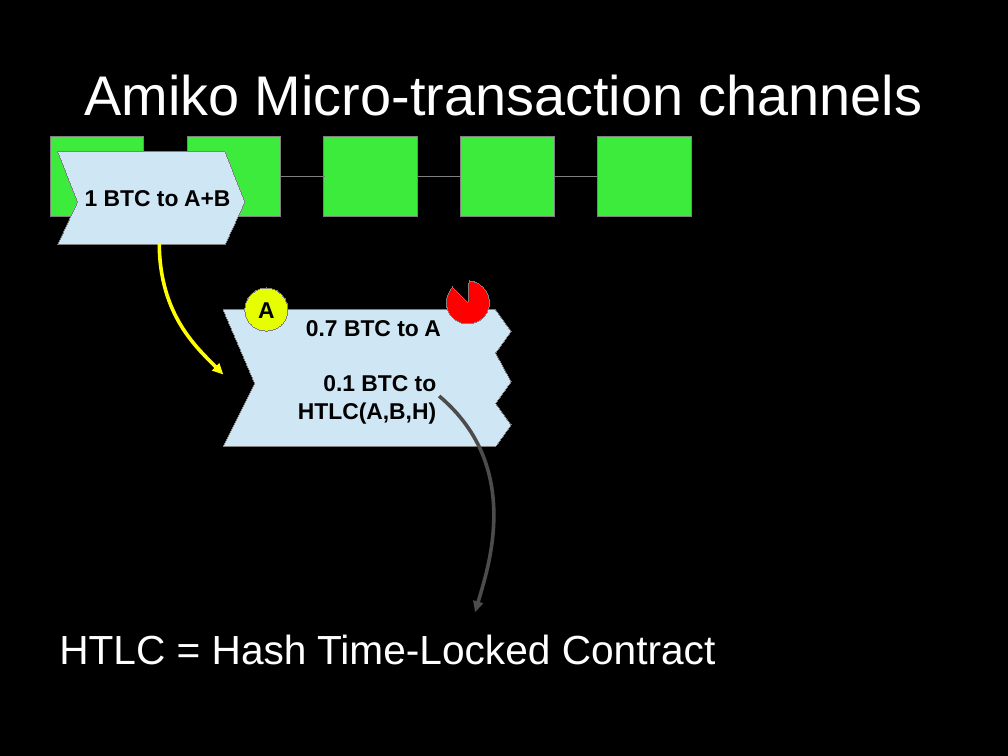
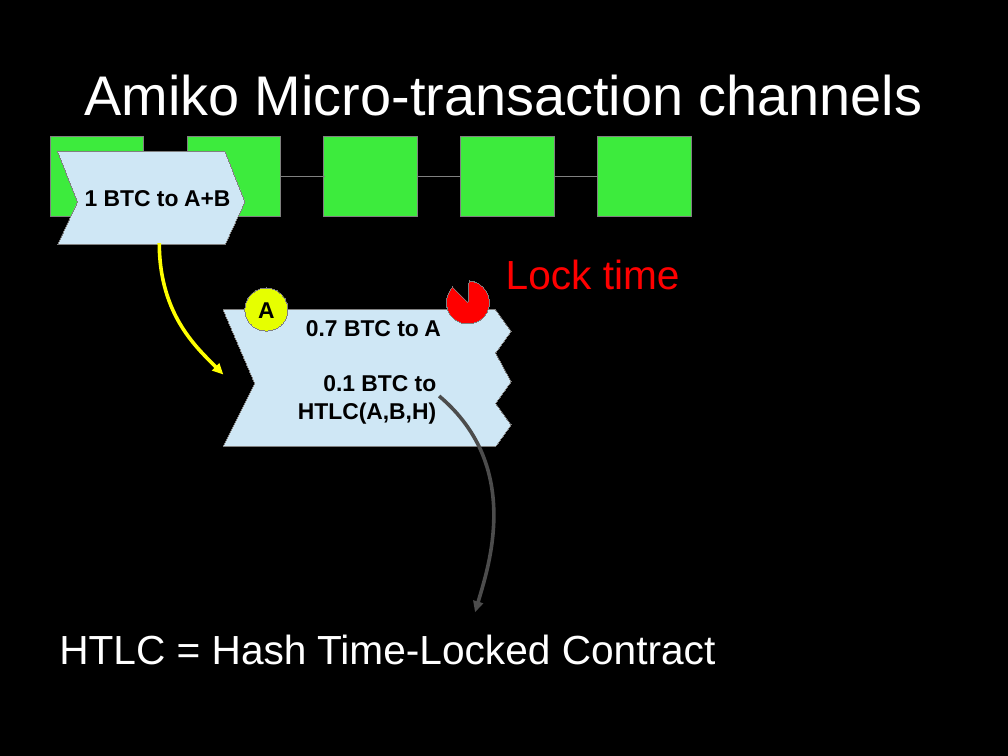
Before and after one commit to cornwarecjp/amiko-pay, a slide deck: slide 6 of doc/lightning-presentation.odp (slide 5 before the commit). Drawn at 1008x756 pixels with LibreOffice and Linux fonts; fonts in the diff are those of the drawing. Boxes give left, top, right and bottom in pixels: in the first picture for what was removed or moved away, otherwise in the second. Text is boxed around its words. In the diff, an @@ line names an element or a change of style, - is before the commit and + after.

```diff
--- a/doc/lightning-presentation.odp
+++ b/doc/lightning-presentation.odp
@@ text added at bbox=[506, 259, 680, 290], 32 pt, text #FF0000 @@
+Lock time
```
Also in this commit, not shown: 4 other slides changed, 1 slide added.
